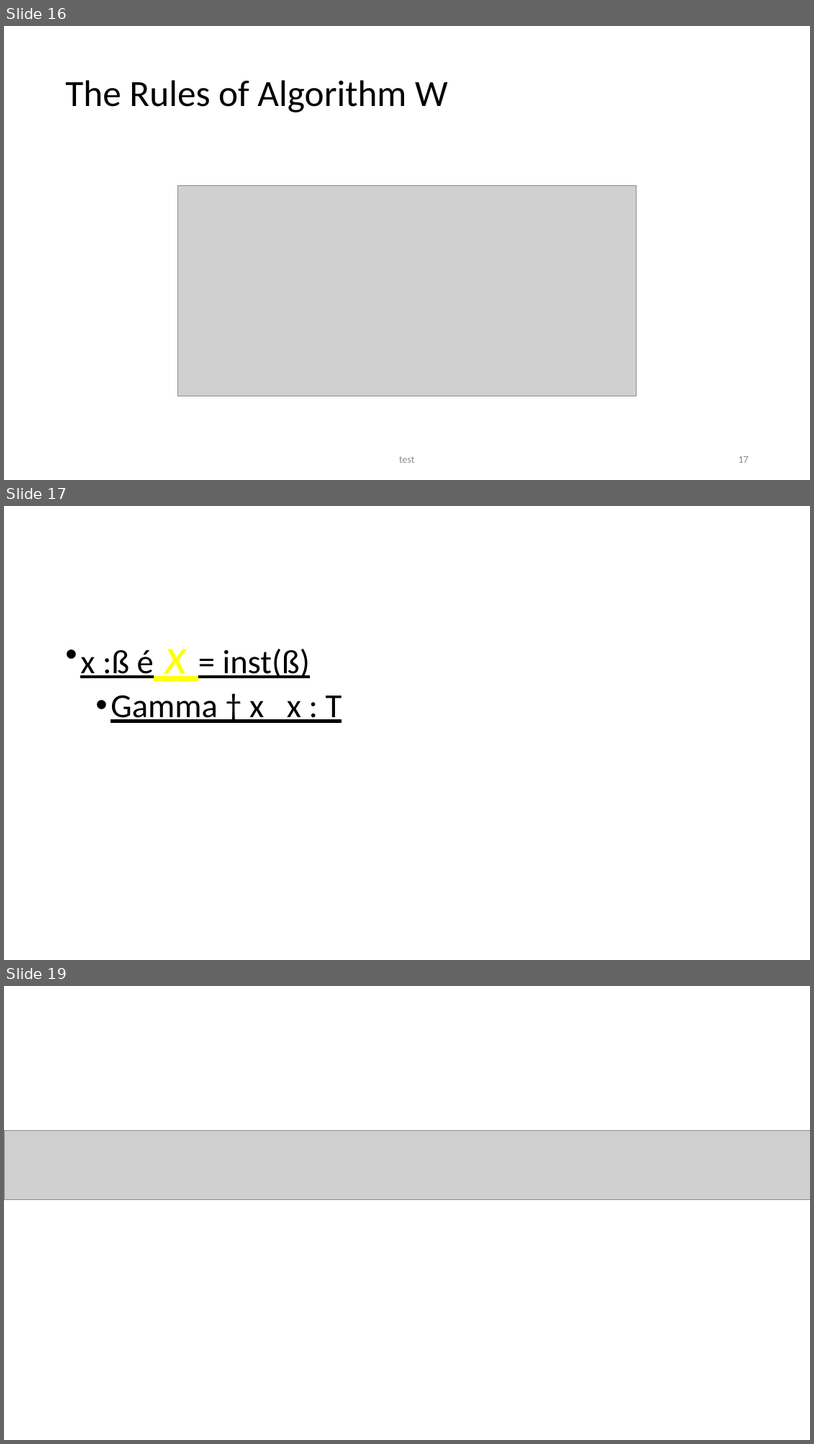
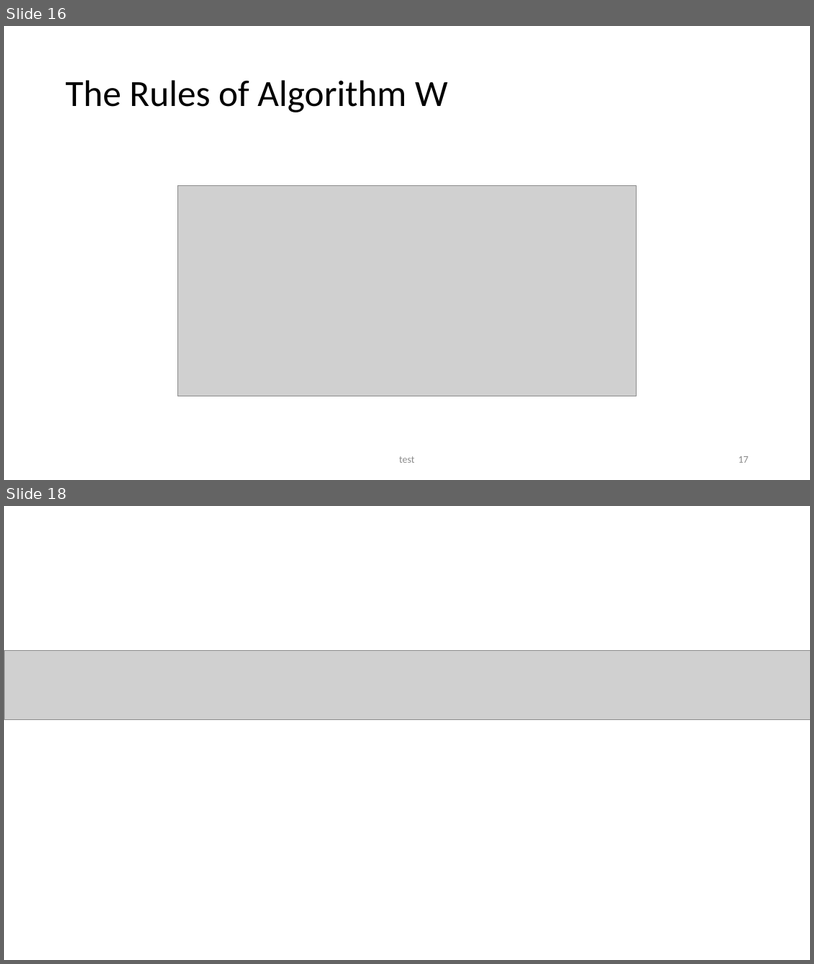
Before and after one commit to seanwestfall/algorithm_w_presentation, a slide deck: Presentation1.pptx. Shown one above the other, each under a label of ours: slides 16, 17 and 19 before the commit, slides 16 and 18 after it; the slides between them are not shown. The pictures are 814x1444 and 814x964 pixels, drawn with LibreOffice and Linux fonts; fonts in the diff are those of the drawing; grey boxes stand for pictures. Boxes give left, top, right and bottom in pixels: in the first picture for what was removed or moved away, otherwise in the second. Text is boxed around its words. In the diff, an @@ line names an element or a change of style, - is before the commit and + after.

Commit message:
presentation update

```diff
--- a/Presentation1.pptx
+++ b/Presentation1.pptx
@@ slide 17 removed at [4, 506, 810, 960], background #FFFFFF @@
@@ text removed at [80, 649, 342, 723] @@
-• x :ß é x = inst(ß)
-  • Gamma † x x : T
@@ what was slide 19 is now slide 18 @@
```
Also in this commit, not shown: 1 slide changed.
